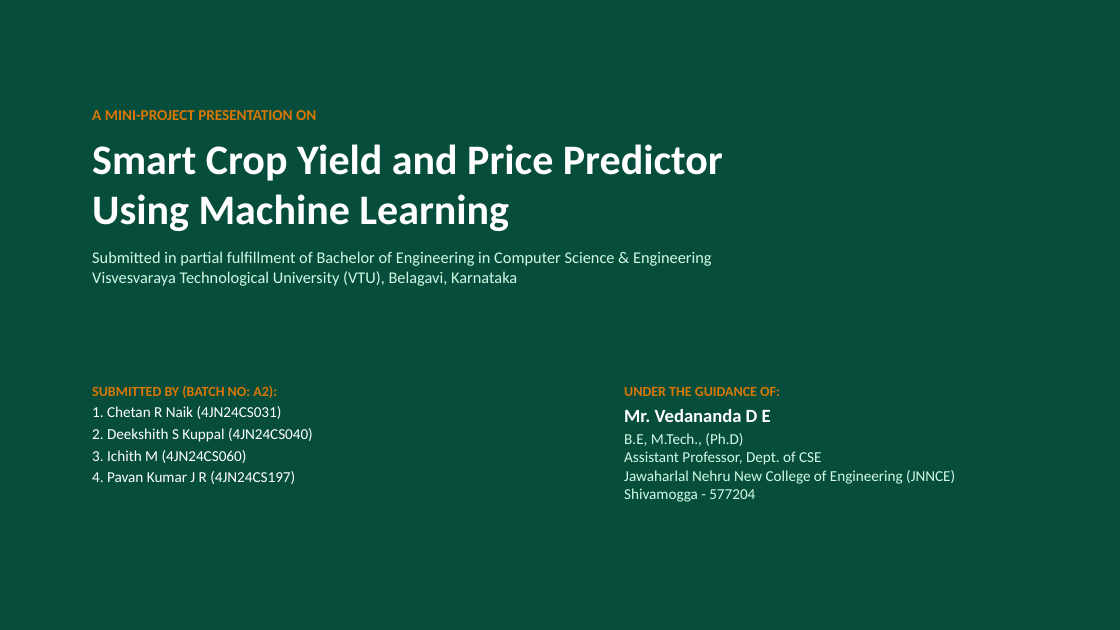
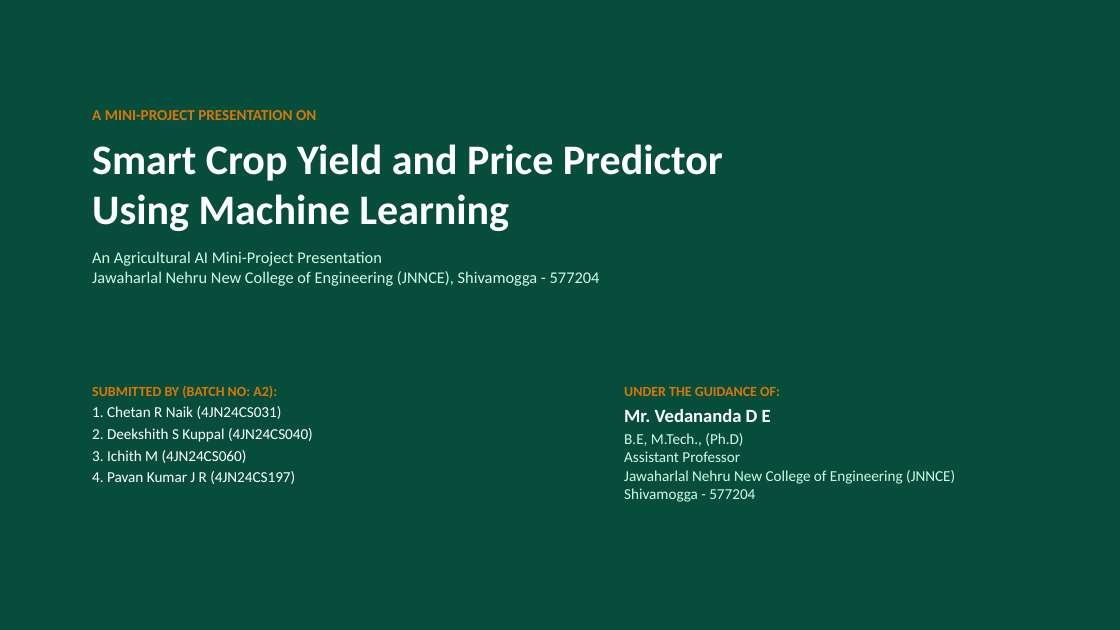
Before and after one commit to deekshithskuppal/crop-prize-, a slide deck: slide 1 of Smart_Crop_Predictor_Presentation.pptx. Drawn at 1120x630 pixels with LibreOffice and Linux fonts; fonts in the diff are those of the drawing. Boxes give left, top, right and bottom in pixels: in the first picture for what was removed or moved away, otherwise in the second. Text is boxed around its words. In the diff, an @@ line names an element or a change of style, - is before the commit and + after.

Commit message:
Remove VTU Belagavi and Department of CSE branding references across application, modal, card, and presentation

```diff
--- a/Smart_Crop_Predictor_Presentation.pptx
+++ b/Smart_Crop_Predictor_Presentation.pptx
@@ text at box(92, 251, 600, 286): text changed @@
-Submitted in partial fulfillment of Bachelor of Engineering in Computer Science & Engineering
-Visvesvaraya Technological University (VTU), Belagavi, Karnataka
+An Agricultural AI Mini-Project Presentation
+Jawaharlal Nehru New College of Engineering (JNNCE), Shivamogga - 577204
@@ text at box(624, 433, 955, 502): text changed @@
-B.E, M.Tech., (Ph.D)
-Assistant Professor, Dept. of CSE
-Jawaharlal Nehru New College of Engineering (JNNCE)
-Shivamogga - 577204
+B.E, M.Tech., (Ph.D)
+Assistant Professor
+Jawaharlal Nehru New College of Engineering (JNNCE)
+Shivamogga - 577204
```
Also in this commit, not shown: 1 other slide changed, 7 other files.
